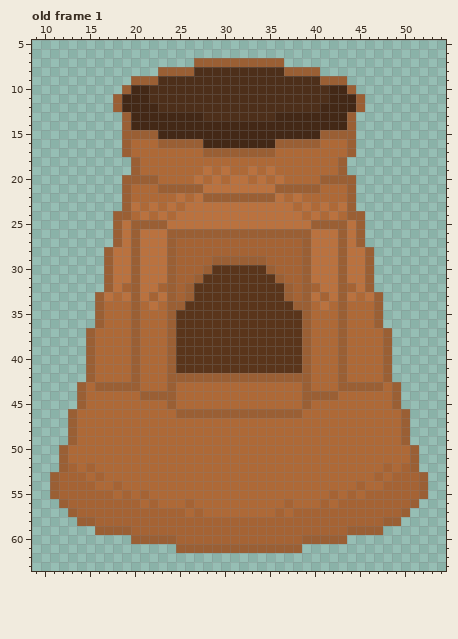
Edited in one commit: pixel-art file (build/Aseprite files/Furnace .aseprite). Above: the version before the commit.
64x64 pixels, 1 frame. Shown: old frame 1: x 9..54, y 5..63. The commit also changed other frames, which this record leaves out.
Now the later version:
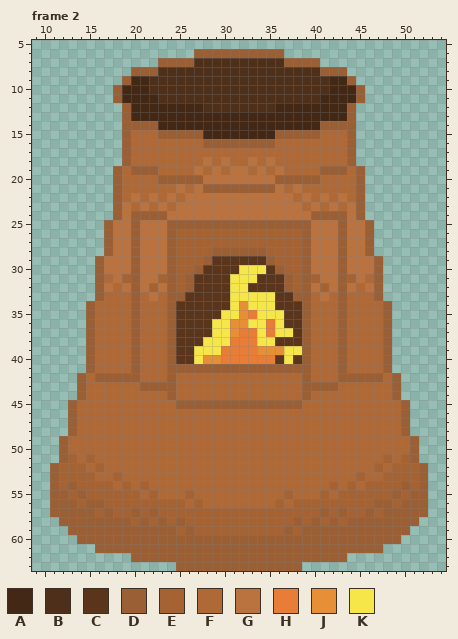
Palette (. is transparent): A #432816  B #4d2f1a  C #5a351b  D #9a5f34  E #a56334  F #ae6937  G #ba723f  H #e77d36  J #e78f36  K #f7e64a
A new or re-ordered frame is compared with the old frame closest to it.
From old to new:
frames 1 -> 6
layer "Layer 1" added
Frame 2 is new; against old frame 1, layer "Flattened":
y 6: x 27..36 .......... -> DDDDDDDDDD
y 7: x 23..40 ....DDDDDDDDDD.... -> DDDDBBBBBBBBBBDDDD
y 8: x 20..26 ...DDDD -> DDDBBBB; x 37..43 DDDD... -> BBBBDDD
y 9: x 19..22 .DDD -> DAAB; x 41..44 DDD. -> BAAD
y 10: x 18..19 .D -> DA; x 44..45 D. -> AD
y 11: x 22 B -> A; x 41 B -> A
y 12: x 18..19 DA -> .D; x 23..27 BBBBB -> AAAAA; x 36..40 BBBBB -> AAAAA; x 44..45 AD -> D.
y 13: x 28..35 BBBBBBBB -> AAAAAAAA
y 14: x 20..22 AAA -> DDD; x 41..43 AAA -> DDD
y 15: x 20..27 DDDAAAAA -> FFFDDDDD; x 36..43 AAAAADDD -> DDDDDFFF
y 16: x 23..40 DDDDDAAAAAAAADDDDD -> FFFFFDDDDDDDDFFFFF
y 17: x 28..35 DDDDDDDD -> FFFFFFFF
y 18: x 19..20 .D -> DF; x 28 F -> G; x 30 F -> G; x 33 F -> G; x 35 F -> G; x 43..44 D. -> FD
y 19: x 18..19 .. -> DF; x 21..22 FF -> DD; x 27..36 FGFGFFGFGF -> GFGFGGFGFG; x 41..42 FF -> DD; x 44..45 .. -> FD
y 20: x 18..28 .DDDDFFFFGF -> DFFFFDDDDDG; x 30 F -> G; x 33 F -> G; x 35..45 FGFFFFDDDD. -> GDDDDDFFFFD
y 21: x 18..19 .D -> DF; x 23..40 DDDDDGGGGGGGGDDDDD -> FFGFGDDDDDDDDGFGFF; x 44..45 D. -> FD
y 22: x 18..20 .DF -> DFG; x 22 F -> G; x 24..26 FGF -> GFG; x 28..35 DDDDDDDD -> GGGGGGGG; x 37..39 FGF -> GFG; x 41 F -> G; x 43..45 FD. -> GFD
y 23: x 18..25 .DGFGFGF -> DGFGFGFG; x 38..45 FGFGFGD. -> GFGFGFGD
y 24: x 19..24 DFGFGF -> GDDDDG; x 39..44 FGFGFD -> GDDDDG
y 25: x 17..18 .D -> DG; x 21..42 DDDGGGGGGGGGGGGGGGGDDD -> GGGDDDDDDDDDDDDDDDDGGG; x 45..46 D. -> GD
y 26: x 17..18 .D -> DG; x 25..38 DDDDDDDDDDDDDD -> EEEEEEEEEEEEEE; x 45..46 D. -> GD
y 27: x 17..18 .D -> DG; x 45..46 D. -> GD
y 28: x 29..34 EEEEEE -> DDDDDD
y 29: x 16..17 .D -> DG; x 28..35 EDDDDDDE -> DCCCCCCD; x 46..47 D. -> GD
y 30: x 16..17 .D -> DG; x 27..28 ED -> DC; x 32..36 CCCDE -> KKKCD; x 46..47 D. -> GD
y 31: x 16..17 .D -> DF; x 19 G -> E; x 23 G -> E; x 26..27 ED -> DC; x 31..33 CCC -> KKK; x 36..37 DE -> CD; x 40 G -> E; x 44 G -> E; x 46..47 D. -> FD
y 32: x 16..19 .DGE -> DGFG; x 22..23 GE -> EG; x 31..32 CC -> KK; x 40..41 EG -> GE; x 44..47 EGD. -> GFGD
y 33: x 17 G -> F; x 19 G -> F; x 21..23 GEG -> FGF; x 25..26 ED -> DC; x 31..35 CCCCC -> KKKKK; x 37..38 DE -> CD; x 40..42 GEG -> FGF; x 44 G -> F; x 46 G -> F
y 34: x 15..16 .D -> DF; x 22 G -> F; x 25 D -> C; x 31..35 CCCCC -> KJKKK; x 38 D -> C; x 41 G -> F; x 47..48 D. -> FD
y 35: x 15..16 .D -> DF; x 30..36 CCCCCCC -> KKJHKKK; x 47..48 D. -> FD
y 36: x 15..16 .D -> DF; x 29..36 CCCCCCCC -> KKJJKKHK; x 47..48 D. -> FD
y 37: x 29..37 CCCCCCCCC -> KKJHHKHKK
y 38: x 28..35 CCCCCCCC -> KKKHHHKK
y 39: x 27..38 CCCCCCCCCCCC -> KKKHHHHJJJKK
y 40: x 27..35 CCCCCCCCC -> KJJHHHHHH; x 37 C -> K
y 41: x 25..38 CCCCCCCCCCCCCC -> DDDDDDDDDDDDDD
y 42: x 14..19 .DFFFF -> DFDDDD; x 25..38 DDDDDDDDDDDDDD -> FFFFFFFFFFFFFF; x 44..49 FFFFD. -> DDDDFD
y 43: x 16..23 DDDDDFFF -> FFFFFDDD; x 40..47 FFFDDDDD -> DDDFFFFF
y 44: x 21..23 DDD -> FFF; x 40..42 DDD -> FFF
y 45: x 13..14 .D -> DF; x 24..39 DFFFFFFFFFFFFFFD -> FDDDDDDDDDDDDDDF; x 49..50 D. -> FD
y 46: x 25..38 DDDDDDDDDDDDDD -> FFFFFFFFFFFFFF
y 49: x 12..13 .D -> DF; x 50..51 D. -> FD
y 51: x 13 F -> E; x 15 F -> E; x 48 F -> E; x 50 F -> E
y 52: x 11..12 .D -> DE; x 14..16 FEF -> EFE; x 47..49 FEF -> EFE; x 51..52 D. -> ED
y 53: x 15..16 FE -> EF; x 18 F -> E; x 45 F -> E; x 47..48 EF -> FE
y 54: x 13 E -> D; x 16..19 FFEF -> EEFE; x 21 F -> E; x 42 F -> E; x 44..47 FEFF -> EFEE; x 50 E -> D
y 55: x 12 E -> D; x 14 E -> D; x 18 F -> E; x 20..22 FEF -> EFE; x 26 F -> E; x 37 F -> E; x 41..43 FEF -> EFE; x 45 F -> E; x 49 E -> D; x 51 E -> D
y 56: x 11 . -> D; x 13 E -> D; x 15..16 EE -> DD; x 21 F -> E; x 23..27 FFFEF -> EEEFE; x 36..40 FEFFF -> EFEEE; x 42 F -> E; x 47..48 EE -> DD; x 50 E -> D; x 52 . -> D
y 57: x 11..12 .. -> DD; x 14..15 EE -> DD; x 17 E -> D; x 20 E -> D; x 22 E -> D; x 26 F -> E; x 28..35 FFFFFFFF -> EEEEEEEE; x 37 F -> E; x 41 E -> D; x 43 E -> D; x 46 E -> D; x 48..49 EE -> DD; x 51..52 .. -> DD
y 58: x 12..13 .. -> DD; x 16..19 EEEE -> DDDD; x 21 E -> D; x 23 E -> D; x 25 E -> D; x 38 E -> D; x 40 E -> D; x 42 E -> D; x 44..47 EEEE -> DDDD; x 50..51 .. -> DD
y 59: x 13..15 ... -> DDD; x 20..24 EEEEE -> DDDDD; x 26 E -> D; x 37 E -> D; x 39..43 EEEEE -> DDDDD; x 48..50 ... -> DDD
y 60: x 14..19 ...... -> DDDDDD; x 25..38 EEEEEEEEEEEEEE -> DDDDDDDDDDDDDD; x 44..49 ...... -> DDDDDD
y 61: x 16..24 ......... -> DDDDDDDDD; x 39..47 ......... -> DDDDDDDDD
y 62: x 20..43 ........................ -> DDDDDDDDDDDDDDDDDDDDDDDD
y 63: x 25..38 .............. -> DDDDDDDDDDDDDD
Pixel boxes of the changes (left, top, right, bottom) in both pictures:
changed: (50, 49, 428, 571)
